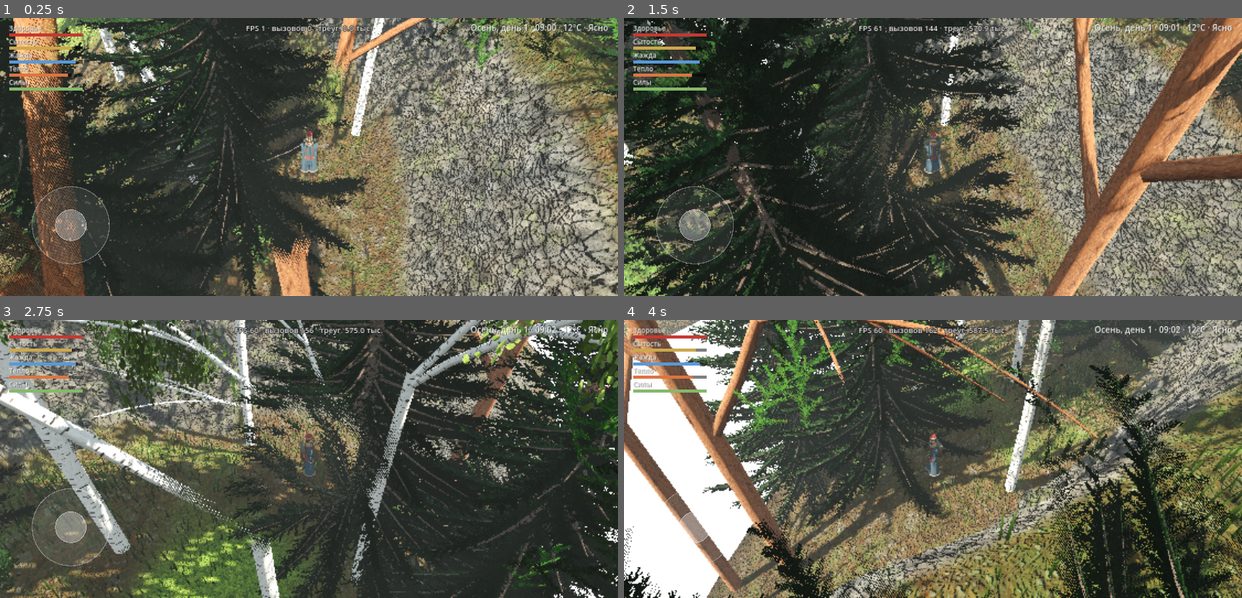
Above: before the commit, frames 1-4 (two rows, left to right).
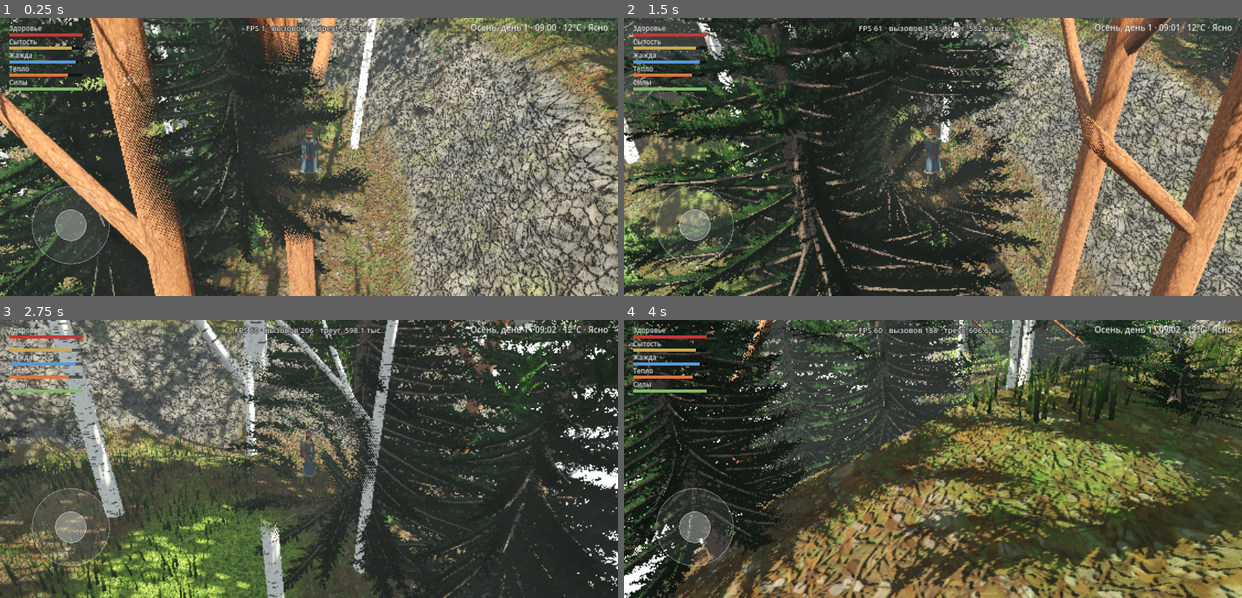
Above: after the commit, the same moments.

Repository: Masuku4129/Game
Game: Godot game, scene res://scenes/main.tscn
The game is run twice, just before and just after one commit, with the same random seed, the same clock (stepped at 60 frames per second) and the same inputs.
Inputs (mouse positions are in pixels of both pictures, inside the frame that each line leads up to):
- Up to frame 1 (0.25 s): no input
- Up to frame 2 (1.5 s): move the mouse to (1068, 143) at 0.52 s; click (1068, 143) at 0.67 s; drag from (809, 170) to (902, 212) at 1.27 s
- Up to frame 3 (2.75 s): move the mouse to (370, 397) at 2.02 s; click (370, 397) at 2.17 s
- Up to frame 4 (4 s): drag from (902, 514) to (747, 417) at 2.77 s; move the mouse to (1118, 500) at 3.52 s; click (1118, 500) at 3.67 s

The runs differ from the first frame. In frame 1, 59% of the frame differs, in the area x 0-100%, y 0-100%; in frame 2, 59%; in frame 3, 50%; in frame 4, 78%.
Error before the commit: Parse Error: Cannot infer the type of "hungry_night" variable because the value doesn't have a set type. (res://scripts/animal.gd:179)
Error after the commit: Invalid access to property or key 'bark' on a base object of type 'Dictionary'. (res://scripts/animals.gd:154)

Commit message:
Фикс типов, камера 30°
Co-Authored-By: Claude Opus 5.5 <noreply@anthropic.com>
Claude-Session: https://claude.ai/code/session_01XvKRdkiSDocUeZA2A8yViW

Diff:
--- a/game/scripts/animal.gd
+++ b/game/scripts/animal.gd
@@ -176,7 +176,7 @@
 
 func _hunt_choice(dh: float, sense: float, hero_alive: bool) -> void:
 	var w = main.weather
-	var hungry_night := not float(main.day_factor) > 0.5 or w.season_index() == 1
+	var hungry_night: bool = not float(main.day_factor) > 0.5 or w.season_index() == 1
 	if kind == "fox":
 		var h = mgr.nearest_of(self, ["hare"], 30.0)
 		if h != null:
@@ -269,7 +269,7 @@
 				if d < 0.6 + float(parts["L"]) * 0.55:
 					_strike(tg)
 		"retreat":
-			var away2 := position - main.hero.position
+			var away2: Vector3 = position - main.hero.position
 			away2.y = 0
 			goal = position + away2.normalized() * 10.0
 			want = run * 0.6
--- a/game/scripts/camera_rig.gd
+++ b/game/scripts/camera_rig.gd
@@ -2,7 +2,7 @@
 ## Изометрическая камера под 60°: следует за героем; палец вне джойстика вращает,
 ## два пальца приближают и вращают.
 
-var pitch := 45.0
+var pitch := 30.0
 var distance := 13.0
 var target: Node3D
 var touches := {}
